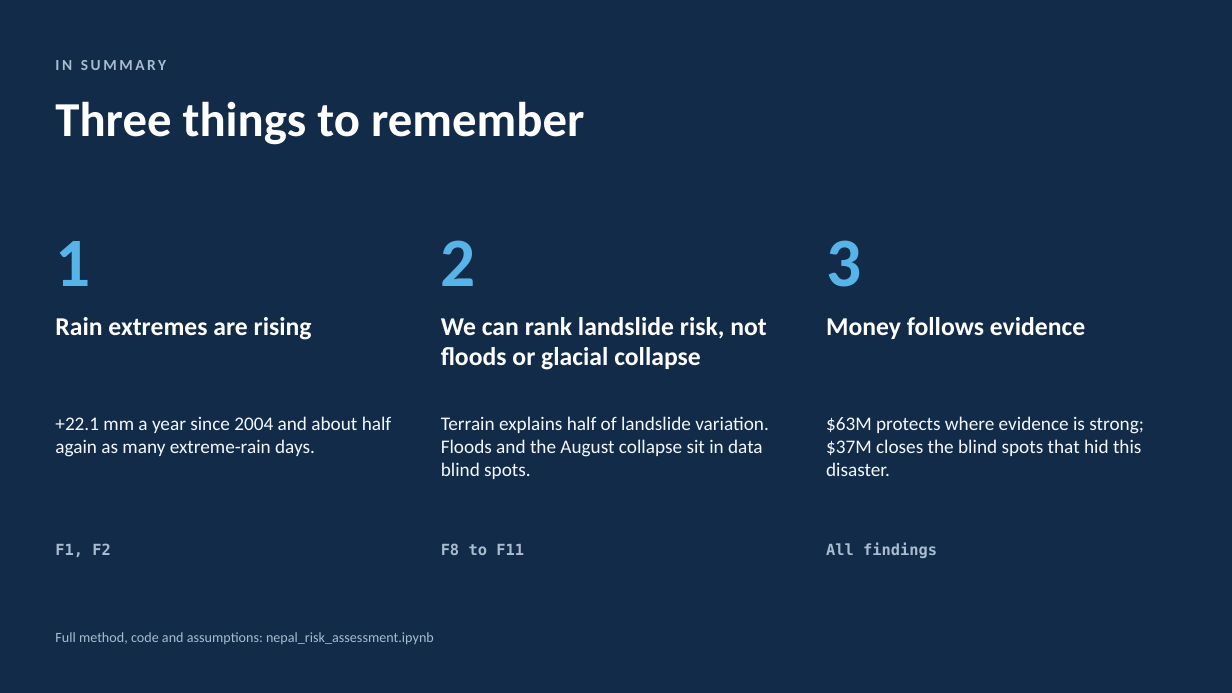
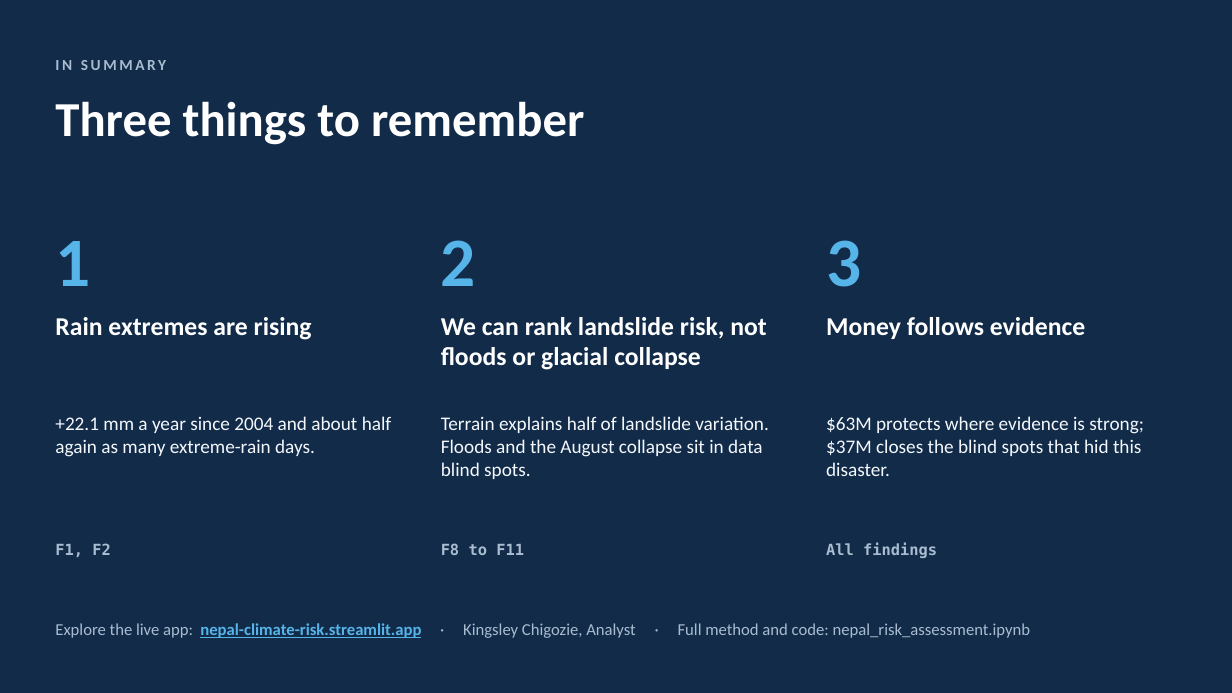
Before and after one commit to CodeWithDonKay/nepal-climate-risk, a slide deck: slide 17 of Nepal_Climate_Risk_Deck.pptx. Drawn at 1232x693 pixels with LibreOffice and Linux fonts; fonts in the diff are those of the drawing. Boxes give left, top, right and bottom in pixels: in the first picture for what was removed or moved away, otherwise in the second. Text is boxed around its words. In the diff, an @@ line names an element or a change of style, - is before the commit and + after.

Commit message:
Add presenter name and live app link to the deck

```diff
--- a/Nepal_Climate_Risk_Deck.pptx
+++ b/Nepal_Climate_Risk_Deck.pptx
@@ text at [55,623,1031,638]: text changed; size 11 to 13 pt @@
-Full method, code and assumptions: nepal_risk_assessment.ipynb
+Explore the live app: nepal-climate-risk.streamlit.app · Kingsley Chigozie, Analyst · Full method and code: nepal_risk_assessment.ipynb
```
Also in this commit, not shown: 17 other slides changed, 2 other files.
